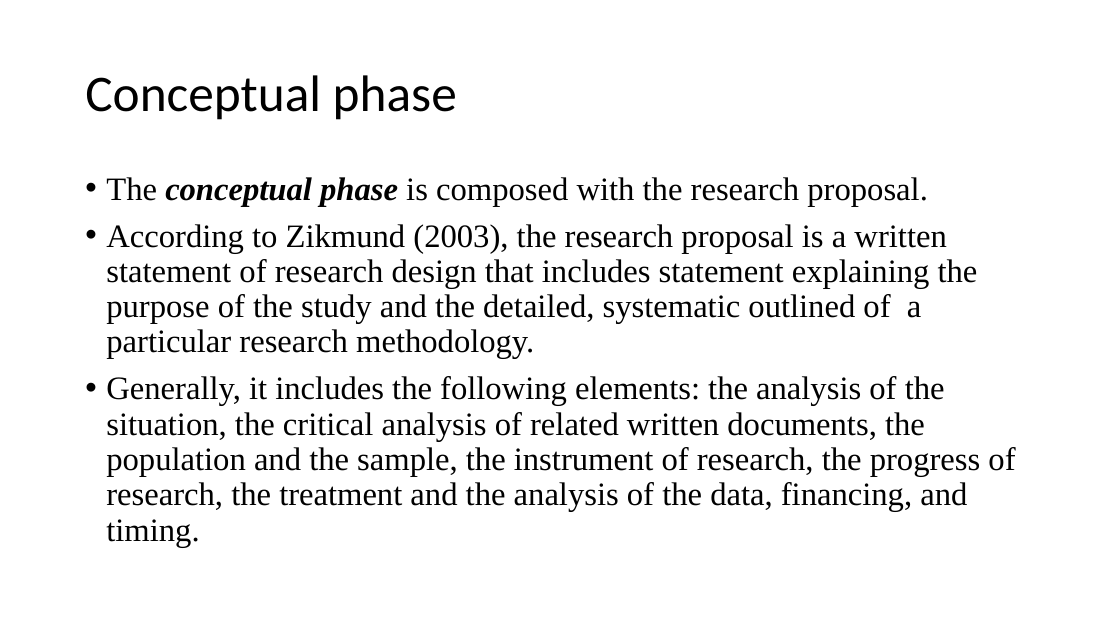
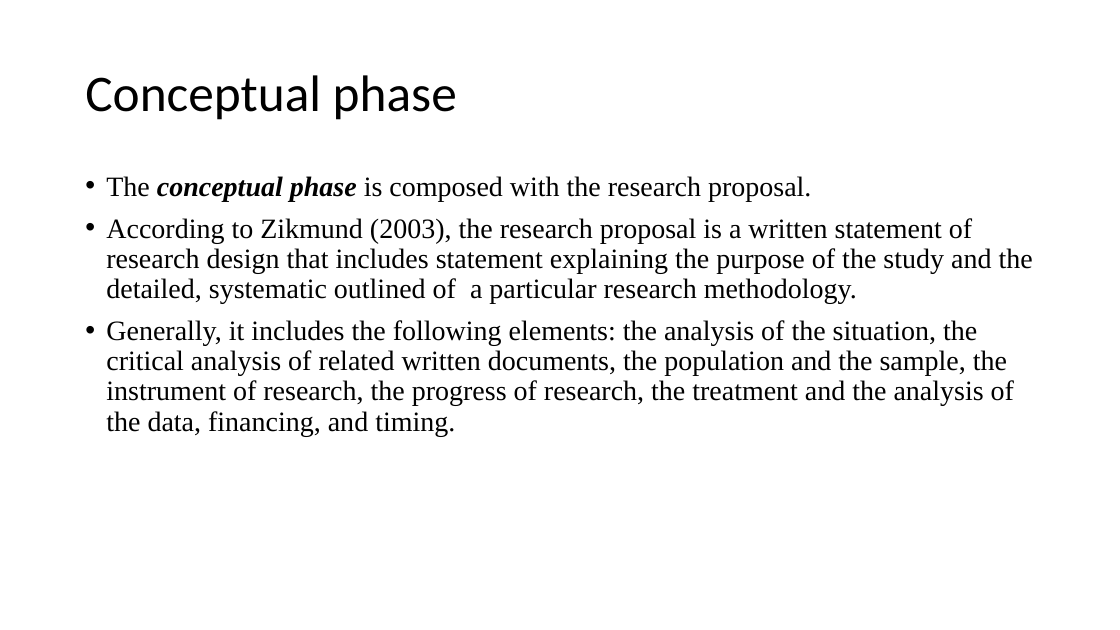
Before and after one commit to mutanganajoseph/Documents, a slide deck: slide 6 of auca/sem-1/edrom-8113-study-research/7 Scientific Research Method.pptx. Drawn at 1120x630 pixels with LibreOffice and Linux fonts; fonts in the diff are those of the drawing. Boxes give left, top, right and bottom in pixels: in the first picture for what was removed or moved away, otherwise in the second. Text is boxed around its words. In the diff, an @@ line names an element or a change of style, - is before the commit and + after.

```diff
--- a/auca/sem-1/edrom-8113-study-research/7 Scientific Research Method.pptx
+++ b/auca/sem-1/edrom-8113-study-research/7 Scientific Research Method.pptx
@@ text "The conceptual phase is composed ..." at (106, 176, 1033, 436): size 28 to 24 pt @@
```
Also in this commit, not shown: 4 other slides changed, 6 other files.
